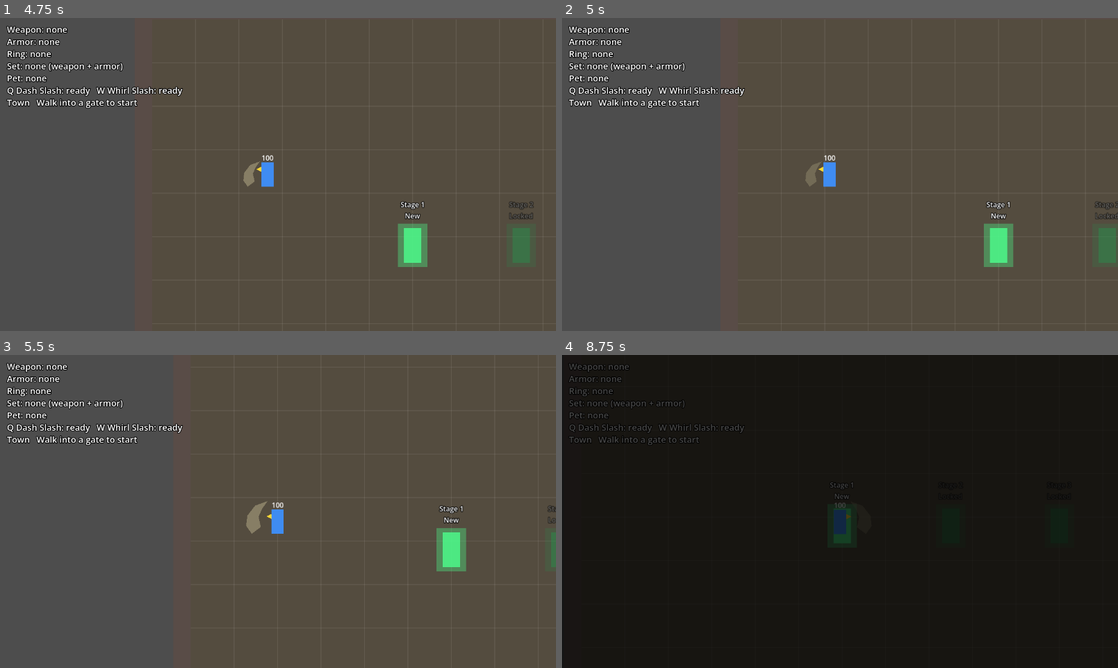
Above: before the commit, frames 1-4 (two rows, left to right).
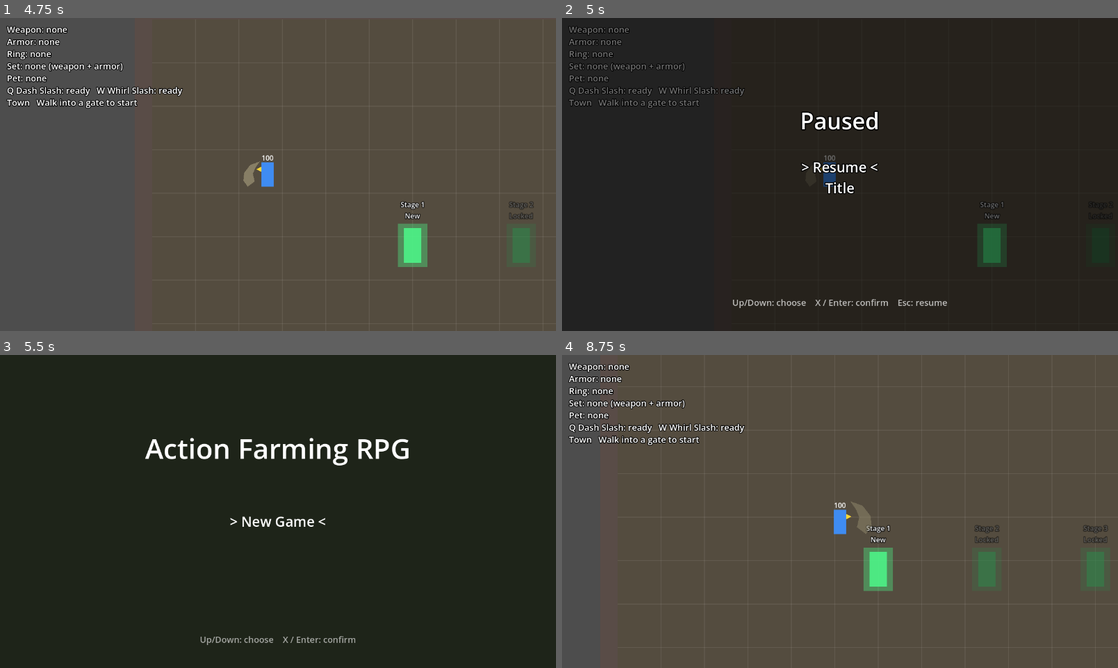
Above: after the commit, the same moments.

Repository: knc219-a11y/second-game
Game: Godot game, scene res://scenes/title.tscn
Two runs of this game, one before a commit and one after it. Both use one fixed random seed, a clock stepped at 60 frames per second and the inputs below.
Inputs:
- Up to frame 1 (4.75 s): tap Enter (ui_accept) at 0.5, 0.77, 0.8, 1.07, 1.35, 1.52, 1.82, 2.3, 3.02, 3.32, 3.77, 3.8, 4.07, 4.35, 4.52 s; hold Right (move_right) 0.53-1.28 s; hold X (attack) 0.53-1.28 s; hold Down (move_down) 1.28-2.03 s; tap X (attack) at 1.55, 3.05, 4.55 s; hold Right (move_right) 2.03-2.78 s; hold X (attack) 2.03-2.78 s; hold Up (move_up) 2.78-3.53 s; tap Space (roll) at 2.85 s; hold X (attack) 3.53-4.28 s; hold Left (move_left) from 3.53 s (still down); tap R (restart) at 4.15 s
- Up to frame 2 (5 s): keep holding Left (move_left); tap Enter (ui_accept) at 4.82 s; tap Escape (pause, bound only after the commit) at 4.9 s
- Up to frame 3 (5.5 s): release Left (move_left) at 5.03 s; hold Down (move_down) from 5.03 s (still down); hold X (attack) from 5.03 s (still down); tap Enter (ui_accept) at 5.3 s
- Up to frame 4 (8.75 s): release Down (move_down) at 5.78 s; release X (attack) at 5.78 s; hold Right (move_right) 5.78-6.53 s; tap Space (roll) at 5.85 s; tap Enter (ui_accept) at 6.02, 6.32, 6.77, 6.8, 7.07, 7.35, 7.52, 7.82, 8.3 s; tap X (attack) at 6.05, 7.55 s; hold Up (move_up) 6.53-7.28 s; hold X (attack) 6.53-7.28 s; hold Right (move_right) 7.28-8.03 s; hold Down (move_down) from 8.03 s (still down); hold X (attack) from 8.03 s (still down)

Frame 1 is identical in both runs. In frame 2, 99% of the frame differs, in the area x 0-100%, y 0-100%; in frame 3, 99%; in frame 4, 99%.

Commit message:
Pause: Esc opens a pause menu with Resume, Return to Town (stage/dungeon) and Title
Co-Authored-By: Claude Opus 5.5 (1M context) <noreply@anthropic.com>
Claude-Session: https://claude.ai/code/session_01Pmdb2bCVrDDcqXnuUonc3T

Diff:
--- a/project.godot
+++ b/project.godot
@@ -68,3 +68,8 @@
 "events": [Object(InputEventKey,"resource_local_to_scene":false,"resource_name":"","device":-1,"window_id":0,"alt_press …(190 unchanged characters)…
 ]
 }
+pause={
+"deadzone": 0.5,
+"events": [Object(InputEventKey,"resource_local_to_scene":false,"resource_name":"","device":-1,"window_id":0,"alt_pressed":false,"shift_pressed":false,"ctrl_pressed":false,"meta_pressed":false,"pressed":false,"keycode":0,"physical_keycode":4194305,"key_label":0,"unicode":0,"location":0,"echo":false,"script":null)
+]
+}
--- a/scenes/test_map.tscn
+++ b/scenes/test_map.tscn
@@ -1,8 +1,9 @@
-[gd_scene load_steps=12 format=3]
+[gd_scene load_steps=13 format=3]
 
 [ext_resource type="PackedScene" path="res://scenes/player.tscn" id="1"]
 [ext_resource type="Script" path="res://scripts/test_map.gd" id="3"]
 [ext_resource type="PackedScene" path="res://scenes/enemy.tscn" id="2"]
+[ext_resource type="Script" path="res://scripts/pause_menu.gd" id="4"]
 
 [sub_resource type="RectangleShape2D" id="Shape_WallTop"]
 size = Vector2(1680, 40)
@@ -302,3 +303,54 @@
 grow_vertical = 2
 mouse_filter = 2
 color = Color(0, 0, 0, 0)
+
+[node name="Pause" type="CanvasLayer" parent="."]
+process_mode = 3
+layer = 10
+script = ExtResource("4")
+
+[node name="Dim" type="ColorRect" parent="Pause"]
+anchors_preset = 15
+anchor_right = 1.0
+anchor_bottom = 1.0
+grow_horizontal = 2
+grow_vertical = 2
+mouse_filter = 2
+color = Color(0, 0, 0, 0.55)
+
+[node name="Heading" type="Label" parent="Pause"]
+anchors_preset = 10
+anchor_right = 1.0
+offset_top = 200.0
+offset_bottom = 270.0
+grow_horizontal = 2
+theme_override_constants/outline_size = 10
+theme_override_colors/font_outline_color = Color(0, 0, 0, 1)
+theme_override_font_sizes/font_size = 52
+text = "Paused"
+horizontal_alignment = 1
+
+[node name="Menu" type="Label" parent="Pause"]
+anchors_preset = 10
+anchor_right = 1.0
+offset_top = 320.0
+offset_bottom = 480.0
+grow_horizontal = 2
+theme_override_constants/outline_size = 8
+theme_override_colors/font_outline_color = Color(0, 0, 0, 1)
+theme_override_font_sizes/font_size = 32
+horizontal_alignment = 1
+
+[node name="Hint" type="Label" parent="Pause"]
+anchors_preset = 12
+anchor_top = 1.0
+anchor_right = 1.0
+anchor_bottom = 1.0
+offset_top = -80.0
+offset_bottom = -40.0
+grow_horizontal = 2
+grow_vertical = 0
+modulate = Color(1, 1, 1, 0.7)
+theme_override_font_sizes/font_size = 20
+text = "Up/Down: choose    X / Enter: confirm    Esc: resume"
+horizontal_alignment = 1
--- /dev/null
+++ b/scripts/pause_menu.gd
@@ -0,0 +1,84 @@
+extends CanvasLayer
+
+# Esc pauses the game and shows this menu (it keeps running while the tree is
+# paused). Up/Down picks, X or Enter confirms, Esc again resumes.
+# Return to Town is only listed in a stage or the dungeon.
+
+const TITLE_SCENE := "res://scenes/title.tscn"
+
+var options: Array[String] = []
+var selected := 0
+# Resume waits for X to be let go, so the confirm press doesn't swing the sword.
+var resume_pending := false
+
+@onready var map: Node = get_parent()
+@onready var menu_label: Label = $Menu
+
+
+func _ready() -> void:
+	visible = false
+
+
+func _process(_delta: float) -> void:
+	if resume_pending:
+		if not Input.is_action_pressed("attack"):
+			_resume()
+		return
+	if not visible:
+		if Input.is_action_just_pressed("pause") and _can_pause():
+			_open()
+		return
+	if Input.is_action_just_pressed("pause"):
+		_resume()
+	elif Input.is_action_just_pressed("move_up"):
+		selected = wrapi(selected - 1, 0, options.size())
+		_refresh()
+	elif Input.is_action_just_pressed("move_down"):
+		selected = wrapi(selected + 1, 0, options.size())
+		_refresh()
+	elif Input.is_action_just_pressed("attack") or Input.is_action_just_pressed("ui_accept"):
+		_choose(options[selected])
+
+
+# Not while dead (R restarts there) or mid-fade between areas.
+func _can_pause() -> bool:
+	return not map.player.is_dead and not map.moving_on
+
+
+func _open() -> void:
+	options = ["Resume"]
+	if not map.in_hub:
+		options.append("Return to Town")
+	options.append("Title")
+	selected = 0
+	_refresh()
+	visible = true
+	get_tree().paused = true
+	print("Paused")
+
+
+func _choose(choice: String) -> void:
+	match choice:
+		"Resume":
+			resume_pending = true
+		"Return to Town":
+			_resume()
+			map.return_to_town()
+		"Title":
+			_resume()
+			Engine.time_scale = 1.0
+			get_tree().change_scene_to_file(TITLE_SCENE)
+
+
+func _resume() -> void:
+	resume_pending = false
+	visible = false
+	get_tree().paused = false
+	print("Resumed")
+
+
+func _refresh() -> void:
+	var lines: Array[String] = []
+	for i in options.size():
+		lines.append(("> %s <" if i == selected else "%s") % options[i])
+	menu_label.text = "\n".join(lines)
--- a/scripts/test_map.gd
+++ b/scripts/test_map.gd
@@ -47,6 +47,7 @@
 const ROCK_COLOR := Color(0.5, 0.45, 0.4, 1)
 const LOOT_SCRIPT := preload("res://scripts/loot.gd")
 const CHEST_SCRIPT := preload("res://scripts/chest.gd")
+const SHOT_SCRIPT := preload("res://scripts/projectile.gd")
 @export var player_start: Vector2 = Vector2(200, 450)
 @export var exit_position: Vector2 = Vector2(1545, 450)
 # Walking within this many px of the exit moves on.
@@ -134,6 +135,8 @@
 @export var ranged_pet_drop_kind: int = 3
 
 var respawn_left: float = 0.0
+# keep_alive grows with kills in the dungeon; back to this when leaving it.
+var base_keep_alive: int = 3
 var kills: int = 0
 
 @onready var enemies: Node2D = $Enemies
@@ -147,6 +150,7 @@
 
 
 func _ready() -> void:
+	base_keep_alive = keep_alive
 	exit_gate.visible = false
 	if not endless_mode:
 		# The scene's placed enemies are only for endless mode; stages bring their own.
@@ -407,6 +411,21 @@
 	moving_on = false
 
 
+# Pause menu "Return to Town" from a stage or the dungeon: drops what is left
+# there (enemies, shots in the air, dungeon loop) and fades back to town.
+# Gear, pet and saved progress stay as they are.
+func return_to_town() -> void:
+	endless_mode = false
+	keep_alive = base_keep_alive
+	for e in enemies.get_children():
+		e.queue_free()
+	for child in get_children():
+		if child.get_script() == SHOT_SCRIPT:
+			child.queue_free()
+	print("Return to town")
+	_move_on(0)
+
+
 # Turns the endless loop on from a fresh count; the first enemy comes after
 # respawn_delay.
 func _enter_dungeon() -> void:
